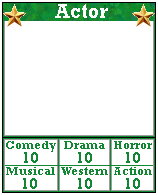
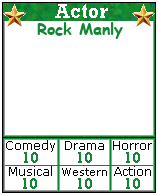
Layer changes from the first w=158, h=195 image to the second:
painted on "Horror" over [113, 141, 152, 150]
painted on "Drama" over [64, 141, 105, 150]
added layer "Rock Manly" above "Comedy" over [37, 22, 123, 39]
painted on "Comedy" over [6, 140, 56, 152]
painted on "Action" over [114, 166, 152, 176]
painted on "Western" over [61, 167, 108, 176]
painted on "Musical" over [6, 166, 55, 176]
